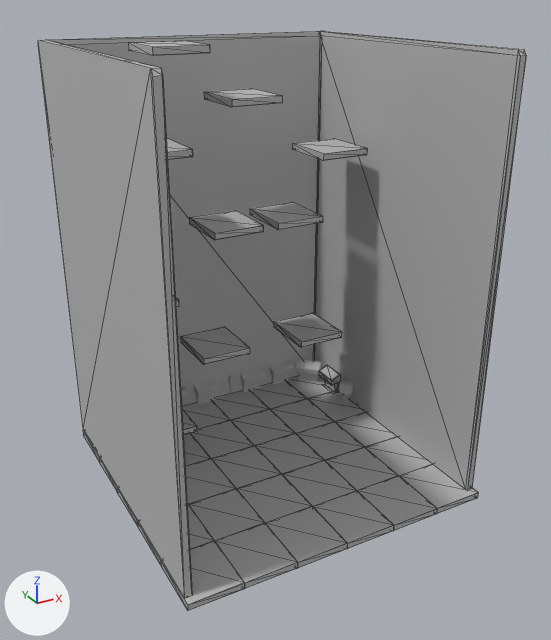
The FBX model CustomFormat/level.fbx, before and after one commit.
One viewpoint serves both versions: a 50 mm lens placed at (-0.259, -0.534, 0.37), pointed at (0.008, -0.048, 0.128). Lighting does not change. The marker at lower left points along +X, +Y and +Z. Mesh edges are drawn as thin lines on the coarser meshes. Where no turn or scale is listed for an object, it has been applied to the vertices.

The first picture shows 'Wall73', 'Wall74', 'Wall75', 'Wall76', 'Wall77', 'Wall78', 'Wall79', 'Wall80', 'Wall82', 'Wall83', 'Wall84', 'Wall85', 'Wall86', 'Wall88', 'Wall91'.
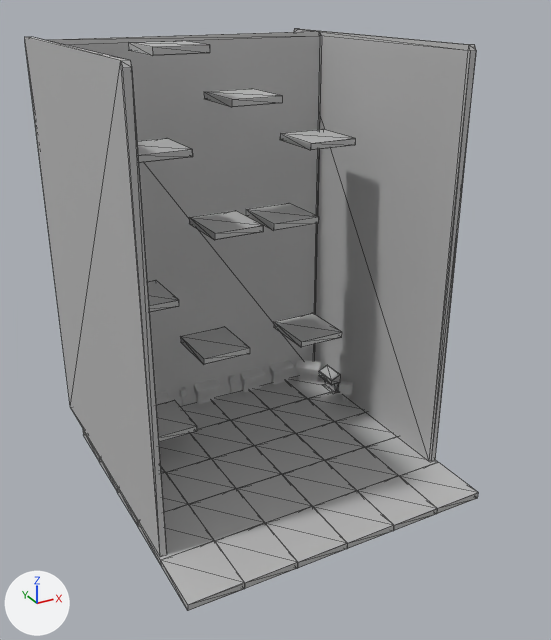
Changed parts and their boxes (x1, y1, x2, y2) in the pictures (551 x 640 px):
'Wall74', reshaped, moved (14% narrower)
    before: (314, 31, 526, 490)
    after: (294, 29, 476, 462)
'Wall73', moved
    before: (38, 40, 192, 598)
    after: (25, 37, 167, 557)
'Wall91', reshaped
    both: (47, 31, 321, 406)
'Wall75', reshaped
    both: (160, 541, 245, 611)
'Wall76', reshaped
    both: (214, 523, 298, 589)
'Wall77', reshaped
    both: (266, 506, 347, 568)
'Wall78', reshaped
    both: (313, 491, 394, 549)
'Wall86', reshaped
    both: (137, 504, 214, 565)
'Wall88', reshaped, moved
    before: (292, 139, 367, 161)
    after: (280, 129, 355, 150)
'Wall82', reshaped
    both: (325, 447, 398, 490)

The edits, one by one:
Object 'Wall74' (ob_wall74) now shows me_mesh_037 instead of me_mesh_038.
Object 'Wall74' (ob_wall74) moves from (0.1213, -0.0453, 0.0) to (0.1213, 0.0, 0.0).
Object 'Wall86' (ob_wall86) now shows me_mesh_049 instead of me_mesh_050.
Object 'Wall73' (ob_wall73) moves from (-0.1213, -0.0453, 0.0) to (-0.1213, 0.0, 0.0).
Object 'Wall91' (ob_wall91) now shows me_mesh_053 instead of me_mesh_055.
Object 'Wall78' (ob_wall78) now shows me_mesh_041 instead of me_mesh_042.
Object 'Wall77' (ob_wall77) now shows me_mesh_040 instead of me_mesh_041.
Object 'Wall75' (ob_wall75) now shows me_mesh_038 instead of me_mesh_039.
Object 'Wall82' (ob_wall82) now shows me_mesh_045 instead of me_mesh_046.
Object 'Wall88' (ob_wall88) now shows me_mesh_055 instead of me_mesh_052.
Object 'Wall88' (ob_wall88) moves from (0.0642, 0.0, 0.2463) to (0.0523, 0.0, 0.2553).
Object 'Wall76' (ob_wall76) now shows me_mesh_039 instead of me_mesh_040.
